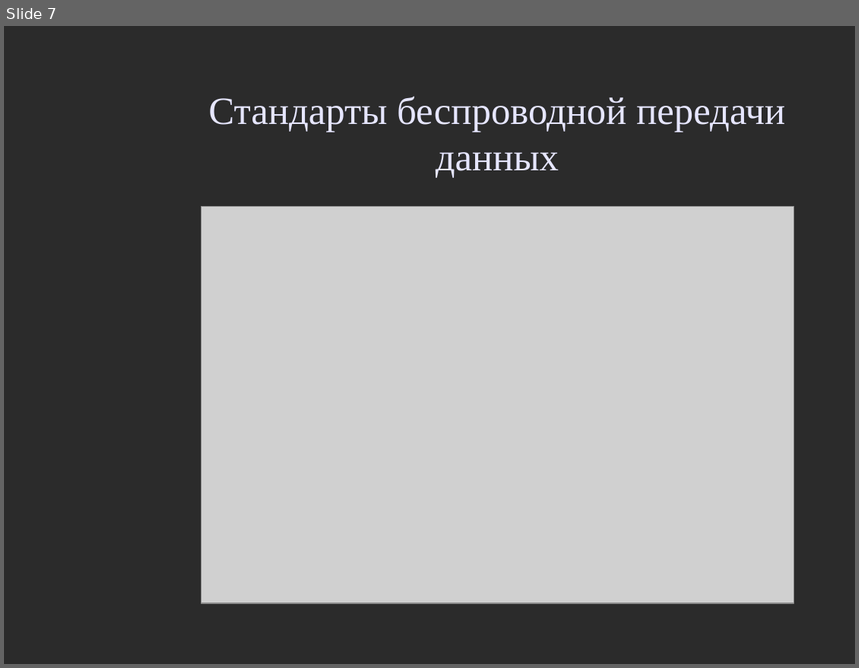
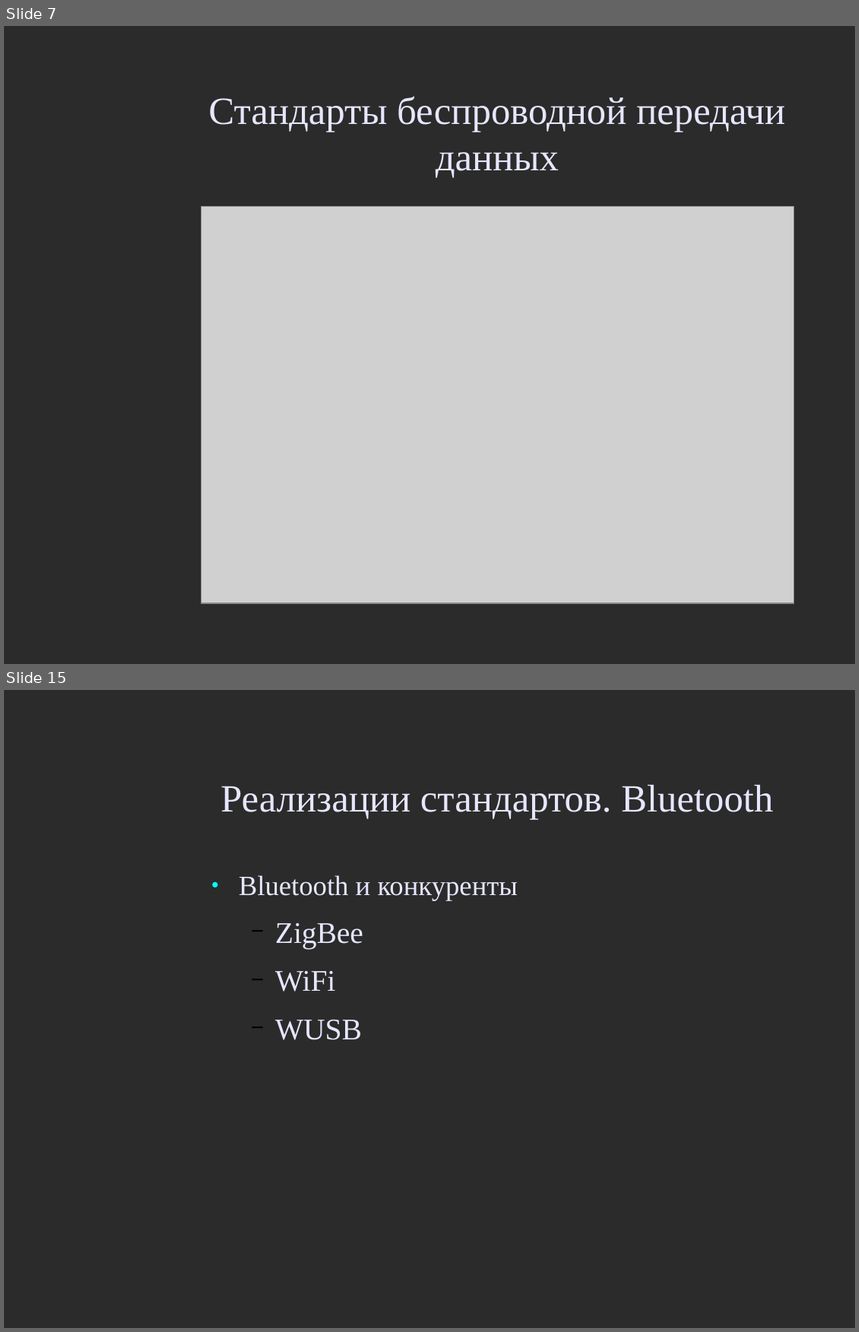
Before and after one commit to aeremenok/a-team-777, a slide deck: 10/smm/doc/eav_wireless.odp. Shown one above the other, each under a label of ours: slide 7 before the commit, slides 7 and 15 after it; the slides between them are not shown. The pictures are 859x668 and 859x1332 pixels, drawn with LibreOffice and Linux fonts; fonts in the diff are those of the drawing; grey boxes stand for pictures; background and template pictures are left out; a plain dark background stands for a picture behind light text. Boxes give left, top, right and bottom in pixels: in the first picture for what was removed or moved away, otherwise in the second. Text is boxed around its words. In the diff, an @@ line names an element or a change of style, - is before the commit and + after.

```diff
--- a/10/smm/doc/eav_wireless.odp
+++ b/10/smm/doc/eav_wireless.odp
@@ slide 15 added at (4, 690, 855, 1328), background picture (left out) @@
@@ title added at (221, 784, 773, 819), 36 pt, text #E6E6FF @@
+Реализации стандартов. Bluetooth
@@ text added at (239, 875, 519, 1040), 26 pt, text #E6E6FF @@
+● Bluetooth и конкуренты
+  − ZigBee
+  − WiFi
+  − WUSB
```
Also in this commit, not shown: 1 slide changed, 37 other slides added, 1 other file.
